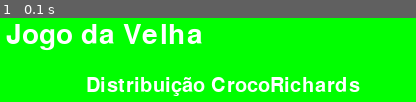
Above: before the commit, frame 1.
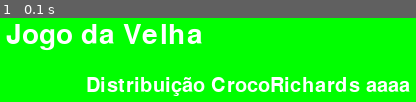
Above: after the commit, the same moment.

Repository: joaovcalmeida/Jogo-do-Velha-Croco
Game: pygame game, started from jogo.py
The game is run twice, just before and just after one commit, with the same random seed, the same clock (stepped at 60 frames per second) and the same inputs.
Inputs:
- Up to frame 1 (0.1 s): no input

The runs differ from the first frame. In frame 1, 1.1% of the frame differs, in the area x 87-99%, y 75-89%.

Commit message:
problemas init_screen

Diff:
--- a/init_screen.py
+++ b/init_screen.py
@@ -9,29 +9,23 @@
 #window = pygame.display.set_mode((LARGURA, ALTURA))
 
 def init_screen(window):
-    pygame.init()
+
 
     # Variável para o ajuste de velocidade
     clock = pygame.time.Clock()
     assets = load_assets()
 
-    btn = Botao(assets,'')
-
-    # ----- Gera tela principal
-    pygame.display.set_caption('Jogo da velha')
-
-    medidas_botao = Botao(assets, '')
+    play = Botao(assets, 'Play')
 
     # ----- Inicia estruturas de dados
     game = True
-
 
     # ----- Inicia assets
     fonte_t1 = pygame.font.SysFont("goudystout", 42)
     fonte_t2 = pygame.font.SysFont("lucidacalligraphy", 30)
 
     titulo1 = fonte_t1.render('Jogo da Velha', True, (255, 255, 255))
-    titulo2 = fonte_t2.render('Distribuição CrocoRichards', True, (255, 255, 255))
+    titulo2 = fonte_t2.render('Distribuição CrocoRichards aaaa', True, (255, 255, 255))
 
     # ===== Loop principal =====
     while game:
@@ -55,15 +49,16 @@
 
             if event.type == pygame.MOUSEMOTION:
                     #Alterando cor do botão
-                    if btn.rect.collidepoint(event.pos):
-                        btn.mouse_over(True)
+                    if play.rect.collidepoint(event.pos):
+                        play.mouse_over(True)
                     else:
-                        btn.mouse_over(False)
+                        play.mouse_over(False)
 
         # ----- Gera saídas
         window.fill(GREEN)  # Preenche com a cor verde
         window.blit(titulo1, (100, 110))
         window.blit(titulo2, (180, 165))
+        window.blit(play.image, play.rect)
         # ----- Atualiza estado do jogo
         pygame.display.update()  # Mostra o novo frame para o jogador
 
--- a/sprites.py
+++ b/sprites.py
@@ -14,8 +14,8 @@
         # rect é a representação de retangulo feita pelo pygame
         self.rect = self.image.get_rect()
         # é preciso definir onde a imagem deve aparecer no jogo
-        self.rect.x = 0
-        self.rect.y = 0
+        self.rect.x = 50
+        self.rect.y = 50
 
         self.nome_do_jogo = nome_do_jogo
 
